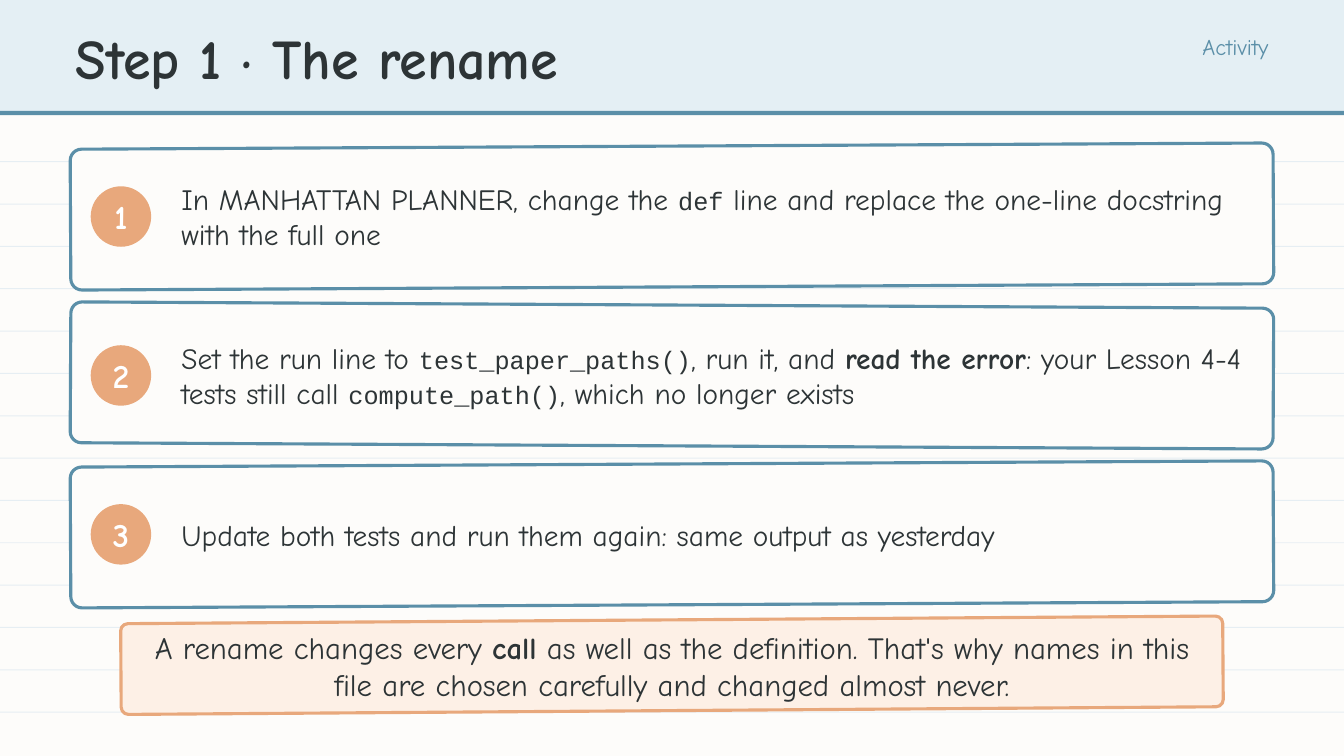
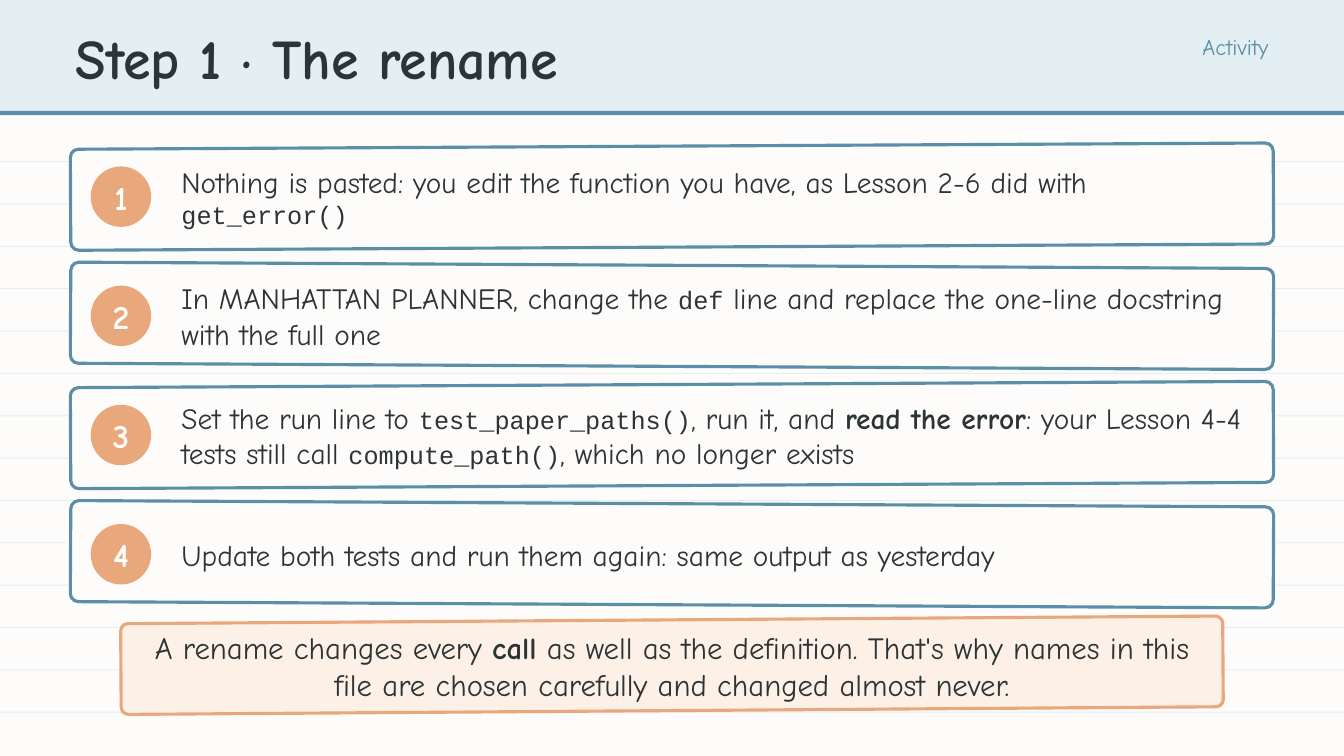
Before and after one commit to bradamiller/LearningPython, a slide deck: slide 16 of static/slides/module-04-manhattan/module-4-lesson-05-manhattan-function.pptx (slide 19 before the commit). Drawn at 1344x756 pixels with LibreOffice and Linux fonts; fonts in the diff are those of the drawing. Boxes give left, top, right and bottom in pixels: in the first picture for what was removed or moved away, otherwise in the second. Text is boxed around its words. In the diff, an @@ line names an element or a change of style, - is before the commit and + after.

```diff
--- a/static/slides/module-04-manhattan/module-4-lesson-05-manhattan-function.pptx
+++ b/static/slides/module-04-manhattan/module-4-lesson-05-manhattan-function.pptx
@@ rounded rectangle resized from (x1=70, y1=143, x2=1274, y2=290) to (x1=70, y1=143, x2=1274, y2=250) @@
@@ text "1" moved from (x1=114, y1=207, x2=127, y2=229) to (x1=114, y1=188, x2=127, y2=210) @@
@@ ellipse moved from (x1=91, y1=187, x2=151, y2=247) to (x1=91, y1=166, x2=151, y2=227) @@
@@ text added at (x1=181, y1=173, x2=1086, y2=230), 21 pt, text #2D3436 @@
+Nothing is pasted: you edit the function you have, as Lesson 2-6 did with get_error()
@@ rounded rectangle resized from (x1=70, y1=302, x2=1274, y2=450) to (x1=70, y1=262, x2=1274, y2=369) @@
@@ text "2" moved from (x1=113, y1=366, x2=130, y2=388) to (x1=113, y1=307, x2=130, y2=329) @@
@@ ellipse moved from (x1=91, y1=345, x2=151, y2=405) to (x1=91, y1=285, x2=151, y2=346) @@
@@ text "In MANHATTAN PLANNER, change the ..." moved from (x1=181, y1=190, x2=1223, y2=246) to (x1=181, y1=289, x2=1223, y2=346) @@
@@ rounded rectangle resized from (x1=70, y1=461, x2=1274, y2=608) to (x1=70, y1=381, x2=1274, y2=488) @@
@@ text "3" moved from (x1=113, y1=525, x2=130, y2=547) to (x1=113, y1=426, x2=130, y2=448) @@
@@ ellipse moved from (x1=91, y1=504, x2=151, y2=565) to (x1=91, y1=405, x2=151, y2=466) @@
@@ text "Set the run line to ..." moved from (x1=181, y1=349, x2=1241, y2=410) to (x1=181, y1=409, x2=1241, y2=470) @@
@@ rounded rectangle added at (x1=70, y1=501, x2=1274, y2=608), fill #FDFCFA, outline #5B8FA8 2.25 pt @@
@@ text "Update both tests and run ..." moved from (x1=181, y1=526, x2=995, y2=552) to (x1=181, y1=546, x2=995, y2=572) @@
@@ ellipse added at (x1=91, y1=524, x2=151, y2=585), fill #E8A87C @@
@@ text added at (x1=113, y1=545, x2=129, y2=567), 24 pt, text #FFFFFF, bold @@
+4
```
Also in this commit, not shown: 7 other slides changed, 3 slides removed, 8 other files.
